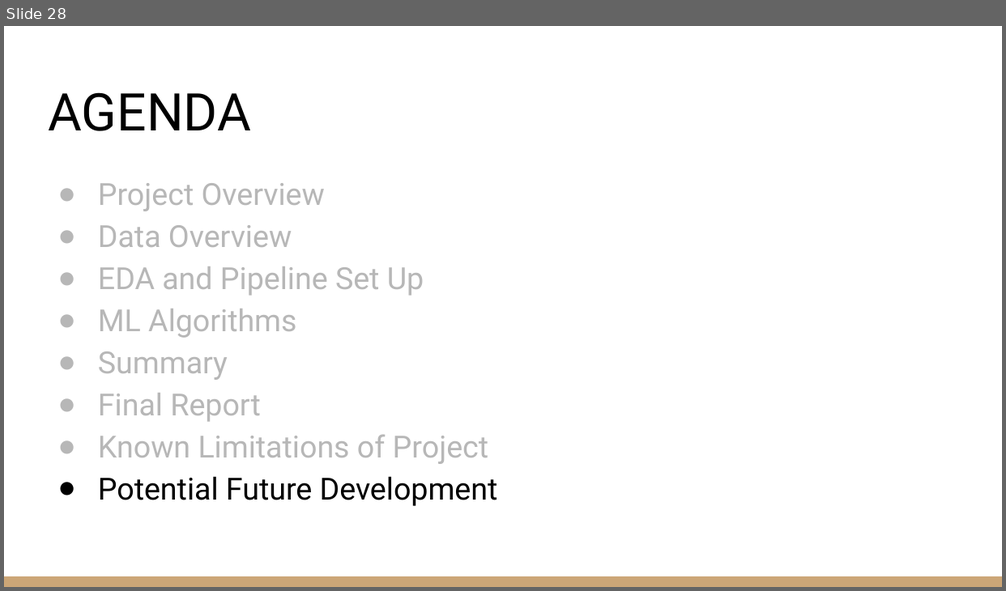
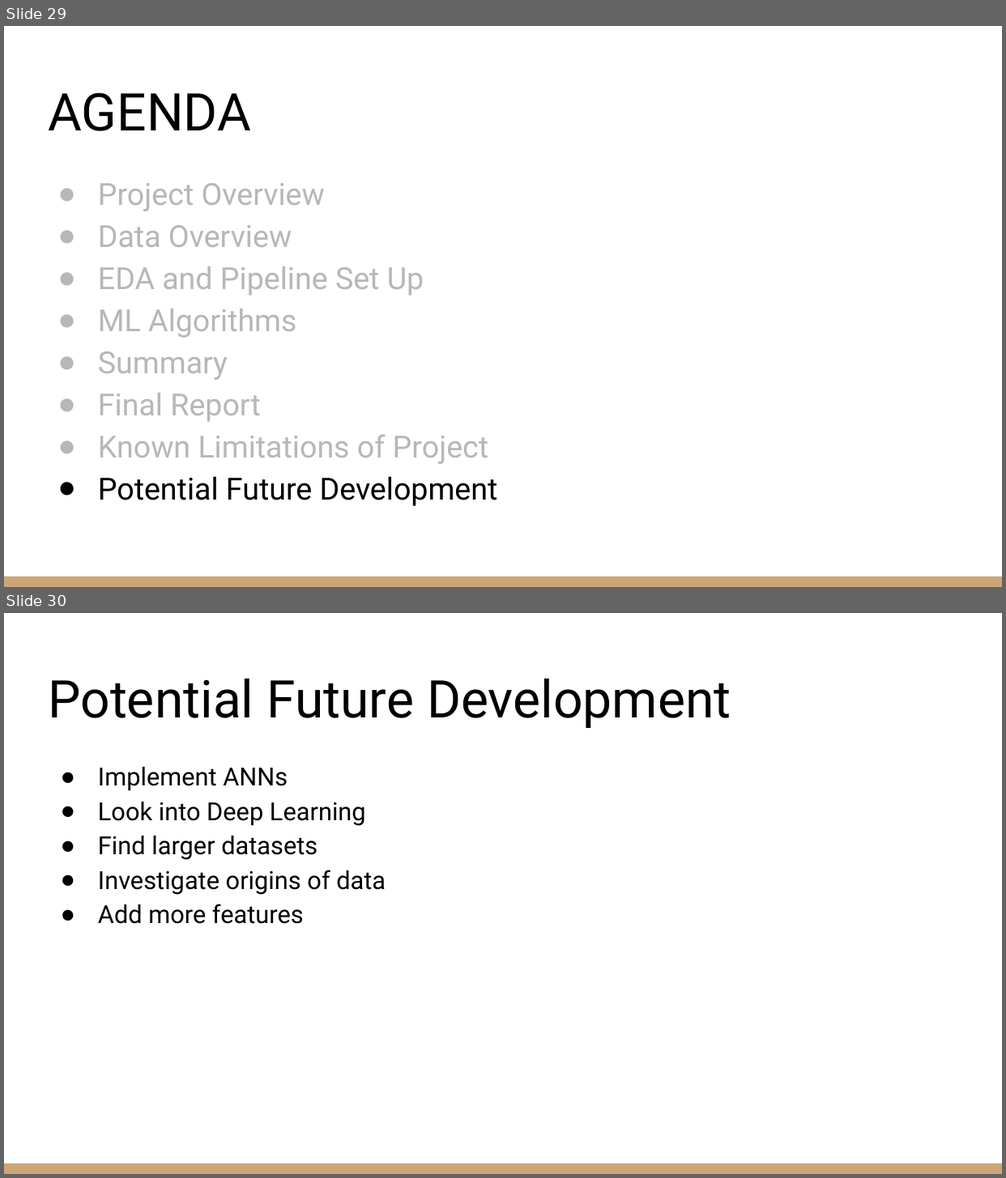
Before and after one commit to zachcarlson/HeartAttackPredictor, a slide deck: documents/DSCI 631 Final Project Presentation.pptx. Shown one above the other, each under a label of ours: slide 28 before the commit, slides 29 and 30 after it. The pictures are 1006x591 and 1006x1178 pixels, drawn with LibreOffice and Linux fonts; fonts in the diff are those of the drawing. Boxes give left, top, right and bottom in pixels: in the first picture for what was removed or moved away, otherwise in the second. Text is boxed around its words. In the diff, an @@ line names an element or a change of style, - is before the commit and + after.

```diff
--- a/documents/DSCI 631 Final Project Presentation.pptx
+++ b/documents/DSCI 631 Final Project Presentation.pptx
@@ slide 30 added at (x1=4, y1=613, x2=1002, y2=1174), background #FFFFFF; not listed: 1 template element that a slide beside it also shows @@
@@ title added at (x1=48, y1=679, x2=731, y2=728), 37.5 pt, text #000000 @@
+Potential Future Development
@@ text added at (x1=98, y1=767, x2=386, y2=924), 18 pt, text #000000 @@
+● Implement ANNs
+● Look into Deep Learning
+● Find larger datasets
+● Investigate origins of data
+● Add more features
@@ what was slide 28 is now slide 29 @@
```
Also in this commit, not shown: 3 slides changed, 1 other slide added, 1 other file.
